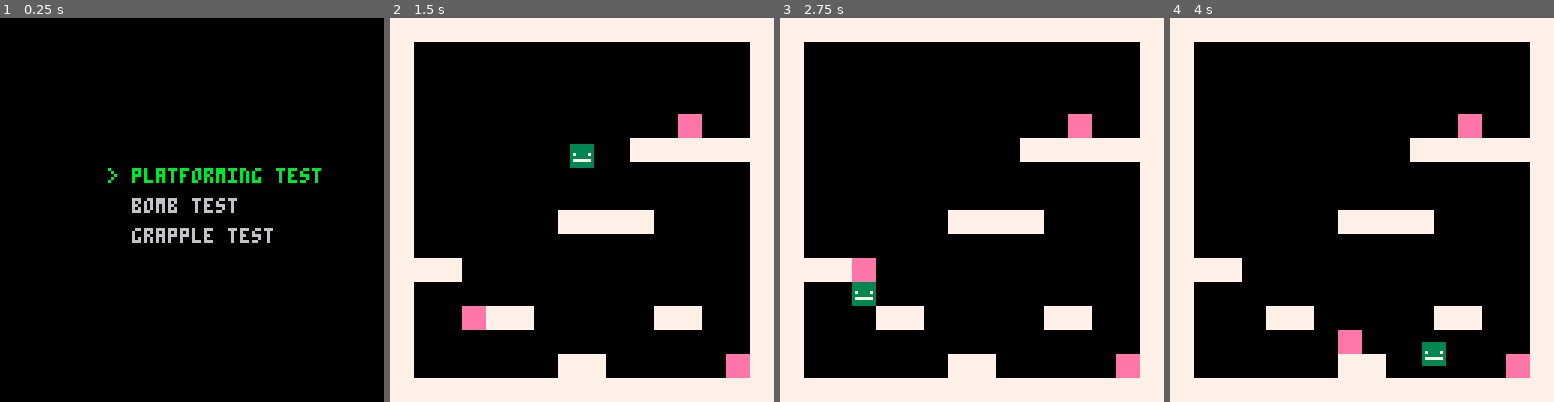
Above: before the commit, frames 1-4 (left to right).
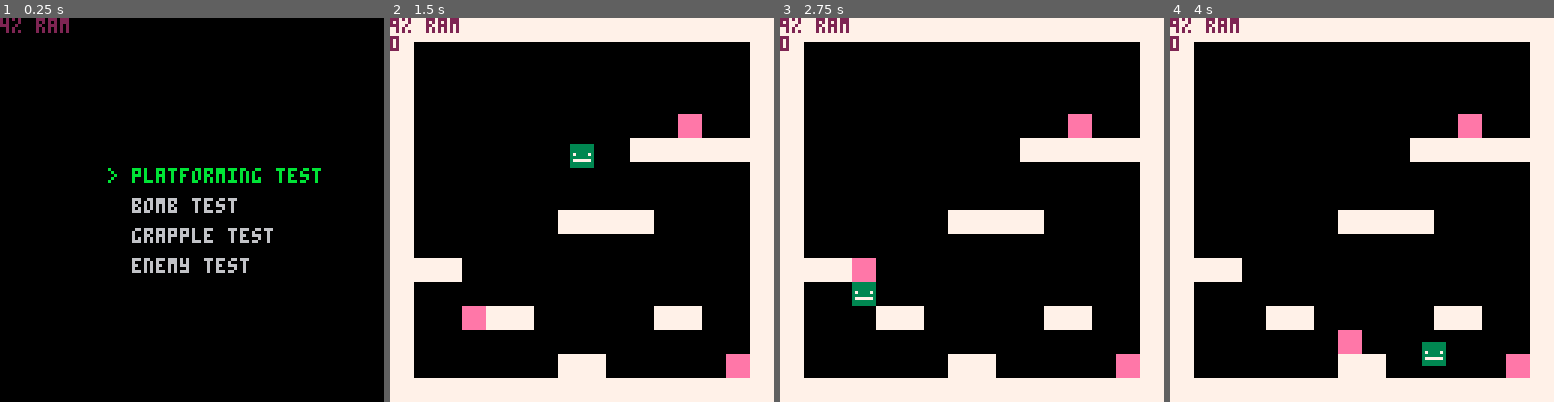
Above: after the commit, the same moments.

Repository: Bakawy/Pico_Games
Game: PICO-8 cartridge jump_game.p8
Two runs of this game, one before a commit and one after it. Both use one fixed random seed, a clock stepped at 60 frames per second and the inputs below.
Inputs:
- Up to frame 1 (0.25 s): no input
- Up to frame 2 (1.5 s): tap O (Z key) at 0.33, 0.7, 1.43 s; tap X (X key) at 1.07 s
- Up to frame 3 (2.75 s): hold Left 1.97-2.37 s; tap X (X key) at 2.07, 2.4, 2.73 s; tap O (Z key) at 2.22 s; hold Down from 2.42 s (still down)
- Up to frame 4 (4 s): release Down at 2.82 s; hold Right 2.87-3.53 s; tap X (X key) at 3.07, 3.4, 3.73 s; tap O (Z key) at 3.1, 3.98 s; hold Up from 3.58 s (still down)

The runs differ from the first frame. In frame 1, 0.8% of the frame differs, in the area x 0-65%, y 0-67%; in frame 2, 0.4%; in frame 3, 0.4%; in frame 4, 0.4%.

Commit message:
added enemy test

Diff:
--- a/jump_game.p8
+++ b/jump_game.p8
@@ -27,6 +27,7 @@
 	elseif game_state == 1 then
 		move_player()
 		move_tiles()
+		move_enemies()
 	end
 end
 
@@ -37,80 +38,48 @@
 		draw_environment()
 		draw_thrown_tiles()
 		draw_player()
-	end
-end
+		draw_enemies()
+	end
+	draw_debug()
+end
+-->8
+-- game logic
+function init_game(environment)
+	gravity = 0.3
+	player = {
+		x=64,
+		y=64,
+		x_velocity=0,
+		y_velocity=0,
+		cayote_time=0,
+		grabbing=-1,
+		facing=L,
+		grappling = false,
+		hook = nil,
+		hitstun = 0,
+	}
+	game_state = 1
+	thrown_tiles = {}
+	enemies = {}
+	load_environment(environment)
+	spawn_enemies()
+end
+
+function draw_debug()
+	print(flr(stat(1)*100).."% ram", 0, 0, 2)
+	if game_state == 1 then
+		print(player.x_velocity)
+	end
+end
+
 -->8
 -- player logic
 function move_player()
-	local speed = 1.5
 	local frict = 1.5
-	local jump_strength = 4
 	local max_cayote_time = 5
 	local grounded = false
 
-	if btn(L) then
-		player.x_velocity -= speed
-		player.facing = L
-	elseif btn(R) then
-		player.x_velocity += speed
-		player.facing = R
-	end
-	if btnp(O) and (
-		check_tile_stat(player.x - 3, player.y+5, 0) or
-		check_tile_stat(player.x, player.y+5, 0) or
-		check_tile_stat(player.x + 3, player.y+5, 0) or
-		player.cayote_time > 0 or
-		player.grappling
-	) then
-		player.y_velocity = - jump_strength
-		if player.grappling then
-			player.grappling = false
-			player.hook = nil
-		end
-	end
-	if btnp(X) then
-		if btn(D) and player.grabbing == -1 then
-			grabbable_tiles = {
-				{state=check_tile_stat(player.x, player.y+5, 1), x=player.x, y=player.y+5},
-				{state=check_tile_stat(player.x-3, player.y+5, 1), x=player.x-3, y=player.y+5},
-				{state=check_tile_stat(player.x+3, player.y+5, 1), x=player.x+3, y=player.y+5},
-			}
-			for tile in all(grabbable_tiles) do
-				if tile.state then
-					local tx, ty = coordinate_to_tile(tile.x, tile.y)
-					tile_id = mget(tx, ty)
-					mset(tx, ty, 0)
-					player.grabbing = tile_id
-					break
-				end
-			end
-		elseif btn(D) and player.grabbing != -1 then
-			spawn_thrown_tile(player.grabbing, player.x, player.y - 8, 1, 0.75)
-			player.grabbing = -1
-			player.y_velocity = - jump_strength
-			if player.grappling then
-				player.grappling = false
-				player.hook = nil
-			end
-		elseif btn(U) and player.grabbing != -1 then
-			if player.grabbing == 18 then
-				if not player.hook then
-					fire_grapple()
-					player.grabbing = 16
-				else
-					player.grappling = false
-					player.hook = nil
-				end
-			end
-		elseif player.grabbing != -1 then
-			spawn_thrown_tile(player.grabbing, player.x, player.y - 8, 3, player.facing == L and 0.375 or 0.125)
-			player.grabbing = -1
-			if player.grappling then
-				player.grappling = false
-				player.hook = nil
-			end
-		end
-	end
+	apply_inputs()
 
 	if player.grappling and player.hook and not player.hook.attached then
 		local h = player.hook
@@ -162,10 +131,11 @@
 		end
 	end
 
-	player.x_velocity = abs(player.x_velocity) < frict and 0 or player.x_velocity - sgn(player.x_velocity)*frict
-	if not grounded and player.cayote_time > 0 then
-		player.cayote_time -= 1
-	end
+	if player.hitstun <= 0 then
+		player.x_velocity = abs(player.x_velocity) < frict and 0 or player.x_velocity - sgn(player.x_velocity)*frict
+	end
+	if not grounded and player.cayote_time > 0 then player.cayote_time -= 1 end
+	if player.hitstun > 0 then player.hitstun -= 1 end
 end
 
 function apply_grapple_force()
@@ -199,13 +169,13 @@
 	end
 end
 
-
-
-
 function draw_player()
 	local x = player.x
 	local y = player.y
-	spr(1, x - 4, y - 4)
+	if flr(player.hitstun / 3) % 2 == 0 then
+		spr(1, x - 4, y - 4)
+	end
+
 	if player.grabbing != -1 then
 		spr(player.grabbing, x - 4, y - 12)
 	end
@@ -234,6 +204,86 @@
 	}
 end
 
+function damage_player()
+	local direction = 0.375
+	local magnitude = 5
+	player.x_velocity += cos(direction) * magnitude
+	player.y_velocity += sin(direction) * magnitude
+	player.hitstun = 10
+end
+
+function apply_inputs()
+	local speed = 1.5
+	local jump_strength = 4
+
+	if player.hitstun > 0 then return end
+
+	if btn(L) then
+		player.x_velocity -= speed
+		player.facing = L
+	elseif btn(R) then
+		player.x_velocity += speed
+		player.facing = R
+	end
+
+	if btnp(O) and (
+		check_tile_stat(player.x - 3, player.y+5, 0) or
+		check_tile_stat(player.x, player.y+5, 0) or
+		check_tile_stat(player.x + 3, player.y+5, 0) or
+		player.cayote_time > 0 or
+		player.grappling
+	) then
+		player.y_velocity = - jump_strength
+		if player.grappling then
+			player.grappling = false
+			player.hook = nil
+		end
+	end
+
+	if btnp(X) then
+		if btn(D) and player.grabbing == -1 then
+			grabbable_tiles = {
+				{state=check_tile_stat(player.x, player.y+5, 1), x=player.x, y=player.y+5},
+				{state=check_tile_stat(player.x-3, player.y+5, 1), x=player.x-3, y=player.y+5},
+				{state=check_tile_stat(player.x+3, player.y+5, 1), x=player.x+3, y=player.y+5},
+			}
+			for tile in all(grabbable_tiles) do
+				if tile.state then
+					local tx, ty = coordinate_to_tile(tile.x, tile.y)
+					local tile_id = mget(tx, ty)
+					mset(tx, ty, 0)
+					player.grabbing = tile_id
+					break
+				end
+			end
+		elseif btn(D) and player.grabbing != -1 then
+			spawn_thrown_tile(player.grabbing, player.x, player.y - 8, 1, 0.75)
+			player.grabbing = -1
+			player.y_velocity = - jump_strength
+			if player.grappling then
+				player.grappling = false
+				player.hook = nil
+			end
+		elseif btn(U) and player.grabbing != -1 then
+			if player.grabbing == 18 then
+				if not player.hook then
+					fire_grapple()
+					player.grabbing = 16
+				else
+					player.grappling = false
+					player.hook = nil
+				end
+			end
+		elseif player.grabbing != -1 then
+			spawn_thrown_tile(player.grabbing, player.x, player.y - 8, 3, player.facing == L and 0.375 or 0.125)
+			player.grabbing = -1
+			if player.grappling then
+				player.grappling = false
+				player.hook = nil
+			end
+		end
+	end
+end
 -->8
 -- tile logic
 function spawn_thrown_tile(id, x, y, velocity, direction)
@@ -335,24 +385,6 @@
 end
 -->8
 -- environment logic
-function init_game(environment)
-	gravity = 0.3
-	player = {
-		x=64,
-		y=64,
-		x_velocity=0,
-		y_velocity=0,
-		cayote_time=0,
-		grabbing=-1,
-		facing=L,
-		grappling = false,
-		hook = nil,
-	}
-	game_state = 1
-	thrown_tiles = {}
-	load_environment(environment)
-end
-
 function load_environment(index)
 	copy_map(index * 16, 16, 0, 0, 16, 16)
 end
@@ -376,11 +408,61 @@
 		memcpy(dst_addr + row * map_w, src_addr + row * map_w, w)
 	end
 end
-
+-->8
+-- enemy logic
+function spawn_enemies()
+	for x=0, 15 do
+		for y=0, 15 do
+			local tile_id = mget(x, y)
+			if tile_id == 2 then
+				add(enemies, {x=x * 8 + 4,y=y * 8 + 4, id=tile_id, x_velocity=0.25})
+				mset(x, y, 0)
+			end
+		end
+	end
+end
+
+function move_enemies()
+	for enemy in all(enemies) do
+		local new_x = enemy.x + enemy.x_velocity
+		if enemy.x_velocity != 0 then
+			local offset = enemy.x_velocity > 0 and 4 or -4
+			if check_tile_stat(new_x + offset, enemy.y, 0) then
+				if enemy.x_velocity > 0 then
+					enemy.x = flr((new_x + 4) / 8) * 8 - 4
+				else
+					enemy.x = flr((new_x - 4) / 8 + 1) * 8 + 4
+				end
+				enemy.x_velocity *= -1
+			elseif not check_tile_stat(new_x + offset, enemy.y + 5, 0) then
+				enemy.x_velocity *= -1
+				enemy.x += enemy.x_velocity
+			else
+				enemy.x = new_x
+			end
+		end
+
+		if is_collide(enemy.x, enemy.y, player.x, player.y) then
+			damage_player()
+		end
+
+		for tile in all(thrown_tiles) do
+			if is_collide(enemy.x, enemy.y, tile.x, tile.y) then
+				del(enemies, enemy)
+			end
+		end
+	end
+end
+
+function draw_enemies()
+	for enemy in all(enemies) do
+		spr(enemy.id, enemy.x - 4, enemy.y-4)
+	end
+end
 -->8
 -- menu logic
 function init_menu()
-	menu_items = {"platforming test", "bomb test", "grapple test"}
+	menu_items = {"platforming test", "bomb test", "grapple test", "enemy test"}
     menu_text = {}
     selected = 1
     disableinput = 30
@@ -405,6 +487,8 @@
             init_game(1)
 		elseif menu_items[selected] == "grapple test" then
             init_game(2)
+		elseif menu_items[selected] == "enemy test" then
+            init_game(3)
 		end
     end
 end
@@ -435,6 +519,10 @@
 	return sqrt((x2 - x1)^2 + (y2 - y1)^2)
 end
 
+function is_collide(x1, y1, x2, y2)
+    local half = 4 -- half of 8
+    return abs(x1 - x2) < 8 and abs(y1 - y2) < 8
+end
 
 function get_tiles_in_radius(cx, cy, radius)
 	local tiles = {}
@@ -458,14 +546,14 @@
 end
 
 __gfx__
-00000000333333330000000000000000000000000000000000000000000000000000000000000000000000000000000000000000000000000000000000000000
-00000000333333330000000000000000000000000000000000000000000000000000000000000000000000000000000000000000000000000000000000000000
-00700700333333330000000000000000000000000000000000000000000000000000000000000000000000000000000000000000000000000000000000000000
-00077000373333730000000000000000000000000000000000000000000000000000000000000000000000000000000000000000000000000000000000000000
-00077000333333330000000000000000000000000000000000000000000000000000000000000000000000000000000000000000000000000000000000000000
-00700700377777730000000000000000000000000000000000000000000000000000000000000000000000000000000000000000000000000000000000000000
-00000000333333330000000000000000000000000000000000000000000000000000000000000000000000000000000000000000000000000000000000000000
-00000000333333330000000000000000000000000000000000000000000000000000000000000000000000000000000000000000000000000000000000000000
+00000000333333338788887800000000000000000000000000000000000000000000000000000000000000000000000000000000000000000000000000000000
+00000000333333338878878800000000000000000000000000000000000000000000000000000000000000000000000000000000000000000000000000000000
+00700700333333338887788800000000000000000000000000000000000000000000000000000000000000000000000000000000000000000000000000000000
+00077000373333738788887800000000000000000000000000000000000000000000000000000000000000000000000000000000000000000000000000000000
+00077000333333338888888800000000000000000000000000000000000000000000000000000000000000000000000000000000000000000000000000000000
+00700700377777738777777800000000000000000000000000000000000000000000000000000000000000000000000000000000000000000000000000000000
+00000000333333338888888800000000000000000000000000000000000000000000000000000000000000000000000000000000000000000000000000000000
+00000000333333338888888800000000000000000000000000000000000000000000000000000000000000000000000000000000000000000000000000000000
 eeeeeeee99999999cccccccc00000000000000000000000000000000000000000000000000000000000000000000000000000000000000000000000000000000
 eeeeeeee99999999cccccccc00000000000000000000000000000000000000000000000000000000000000000000000000000000000000000000000000000000
 eeeeeeee99999999cccccccc00000000000000000000000000000000000000000000000000000000000000000000000000000000000000000000000000000000
@@ -510,19 +598,19 @@
 0000000000000000000000000000000000000000000000000000000000000000000000000000000000000000000000000000000000000000000000000000000000000000000000000000000000000000000000000000000000000000000000000000000000000000000000000000000000000000000000000000000000000000
 0000000000000000000000000000000000000000000000000000000000000000000000000000000000000000000000000000000000000000000000000000000000000000000000000000000000000000000000000000000000000000000000000000000000000000000000000000000000000000000000000000000000000000
 0000000000000000000000000000000000000000000000000000000000000000000000000000000000000000000000000000000000000000000000000000000000000000000000000000000000000000000000000000000000000000000000000000000000000000000000000000000000000000000000000000000000000000
-3030303030303030303030303030303031313131313131313131313131313131303030303030303030303030303030300000000000000000000000000000000000000000000000000000000000000000000000000000000000000000000000000000000000000000000000000000000000000000000000000000000000000000
-3000000000000000000000000000003031000000000000000000000000000031300000000000000000000000000000300000000000000000000000000000000000000000000000000000000000000000000000000000000000000000000000000000000000000000000000000000000000000000000000000000000000000000
-3000000000000000000000000000003031000000000000000000000000000031300000000000000000000000000000300000000000000000000000000000000000000000000000000000000000000000000000000000000000000000000000000000000000000000000000000000000000000000000000000000000000000000
-3000000000000000000000000000003031000000000000000000000000000031300000000000000000000000000000300000000000000000000000000000000000000000000000000000000000000000000000000000000000000000000000000000000000000000000000000000000000000000000000000000000000000000
-3000000000000000000000001000003031000000000000000000000000000031300000000000000000000000000000300000000000000000000000000000000000000000000000000000000000000000000000000000000000000000000000000000000000000000000000000000000000000000000000000000000000000000
-3000000000000000000030303030303031000000000000000000000000000031300000000000000000000000000000300000000000000000000000000000000000000000000000000000000000000000000000000000000000000000000000000000000000000000000000000000000000000000000000000000000000000000
-3000000000000000000000000000003031000000000000000000000000000031300000000000000000000000000000300000000000000000000000000000000000000000000000000000000000000000000000000000000000000000000000000000000000000000000000000000000000000000000000000000000000000000
-3000000000000000000000000000003031000000000000000000000000003031300000000000000000000000000000300000000000000000000000000000000000000000000000000000000000000000000000000000000000000000000000000000000000000000000000000000000000000000000000000000000000000000
-3000000000000030303030000000003031000000000000000000000000303031300000000000000000000000000000300000000000000000000000000000000000000000000000000000000000000000000000000000000000000000000000000000000000000000000000000000000000000000000000000000000000000000
-3000000000000000000000000000003031000000000000000000000030303031300000000000000000000000000000300000000000000000000000000000000000000000000000000000000000000000000000000000000000000000000000000000000000000000000000000000000000000000000000000000000000000000
-3030300000000000000000000000003031000000000000000000003030303031300000000000000000000000000000300000000000000000000000000000000000000000000000000000000000000000000000000000000000000000000000000000000000000000000000000000000000000000000000000000000000000000
-3000000000000000000000000000003031111100000000000030303030303031300000000000000000000000000000300000000000000000000000000000000000000000000000000000000000000000000000000000000000000000000000000000000000000000000000000000000000000000000000000000000000000000
-3000001030300000000000303000003031111100000000003030303030303031300000000000000000000000000000300000000000000000000000000000000000000000000000000000000000000000000000000000000000000000000000000000000000000000000000000000000000000000000000000000000000000000
-3000000000000000000000000000003031111111000030303030303030303031300000000000000000000000000000300000000000000000000000000000000000000000000000000000000000000000000000000000000000000000000000000000000000000000000000000000000000000000000000000000000000000000
-3000000000000030300000000000103031111111003030303030303030303031301200000000000000000000000000300000000000000000000000000000000000000000000000000000000000000000000000000000000000000000000000000000000000000000000000000000000000000000000000000000000000000000
-3030303030303030303030303030303031313131313131313131313131313131303030303030303030303030303030300000000000000000000000000000000000000000000000000000000000000000000000000000000000000000000000000000000000000000000000000000000000000000000000000000000000000000
+3030303030303030303030303030303031313131313131313131313131313131303030303030303030303030303030303030303030303030303030303030303000000000000000000000000000000000000000000000000000000000000000000000000000000000000000000000000000000000000000000000000000000000
+3000000000000000000000000000003031000000000000000000000000000031300000000000000000000000000000303000000000000000000000000000003000000000000000000000000000000000000000000000000000000000000000000000000000000000000000000000000000000000000000000000000000000000
+3000000000000000000000000000003031000000000000000000000000000031300000000000000000000000000000303000000000000000000000000000003000000000000000000000000000000000000000000000000000000000000000000000000000000000000000000000000000000000000000000000000000000000
+3000000000000000000000000000003031000000000000000000000000000031300000000000000000000000000000303000000000000000000000000000003000000000000000000000000000000000000000000000000000000000000000000000000000000000000000000000000000000000000000000000000000000000
+3000000000000000000000001000003031000000000000000000000000000031300000000000000000000000000000303000000000000000000000000000003000000000000000000000000000000000000000000000000000000000000000000000000000000000000000000000000000000000000000000000000000000000
+3000000000000000000030303030303031000000000000000000000000000031300000000000000000000000000000303000000000000000000000000000003000000000000000000000000000000000000000000000000000000000000000000000000000000000000000000000000000000000000000000000000000000000
+3000000000000000000000000000003031000000000000000000000000000031300000000000000000000000000000303000000000000000000000000000003000000000000000000000000000000000000000000000000000000000000000000000000000000000000000000000000000000000000000000000000000000000
+3000000000000000000000000000003031000000000000000000000000003031300000000000000000000000000000303000000000000000000000000000003000000000000000000000000000000000000000000000000000000000000000000000000000000000000000000000000000000000000000000000000000000000
+3000000000000030303030000000003031000000000000000000000000303031300000000000000000000000000000303000000000000000000000000000003000000000000000000000000000000000000000000000000000000000000000000000000000000000000000000000000000000000000000000000000000000000
+3000000000000000000000000000003031000000000000000000000030303031300000000000000000000000000000303000000000000000000000000000003000000000000000000000000000000000000000000000000000000000000000000000000000000000000000000000000000000000000000000000000000000000
+3030300000000000000000000000003031000000000000000000003030303031300000000000000000000000000000303000000000000000000000020000003000000000000000000000000000000000000000000000000000000000000000000000000000000000000000000000000000000000000000000000000000000000
+3000000000000000000000000000003031111100000000000030303030303031300000000000000000000000000000303000000000000000000030303030303000000000000000000000000000000000000000000000000000000000000000000000000000000000000000000000000000000000000000000000000000000000
+3000001030300000000000303000003031111100000000003030303030303031300000000000000000000000000000303000000000000000000000000000003000000000000000000000000000000000000000000000000000000000000000000000000000000000000000000000000000000000000000000000000000000000
+3000000000000000000000000000003031111111000030303030303030303031301212000000000000000000000000303010100000000000000000000000003000000000000000000000000000000000000000000000000000000000000000000000000000000000000000000000000000000000000000000000000000000000
+3000000000000030300000000000103031111111003030303030303030303031301212000000000000000000000000303010100000000000000000000002003000000000000000000000000000000000000000000000000000000000000000000000000000000000000000000000000000000000000000000000000000000000
+3030303030303030303030303030303031313131313131313131313131313131303030303030303030303030303030303030303030303030303030303030303000000000000000000000000000000000000000000000000000000000000000000000000000000000000000000000000000000000000000000000000000000000
Not shown, changed: pages/jump_game.html
Not shown, changed: pages/jump_game.js
